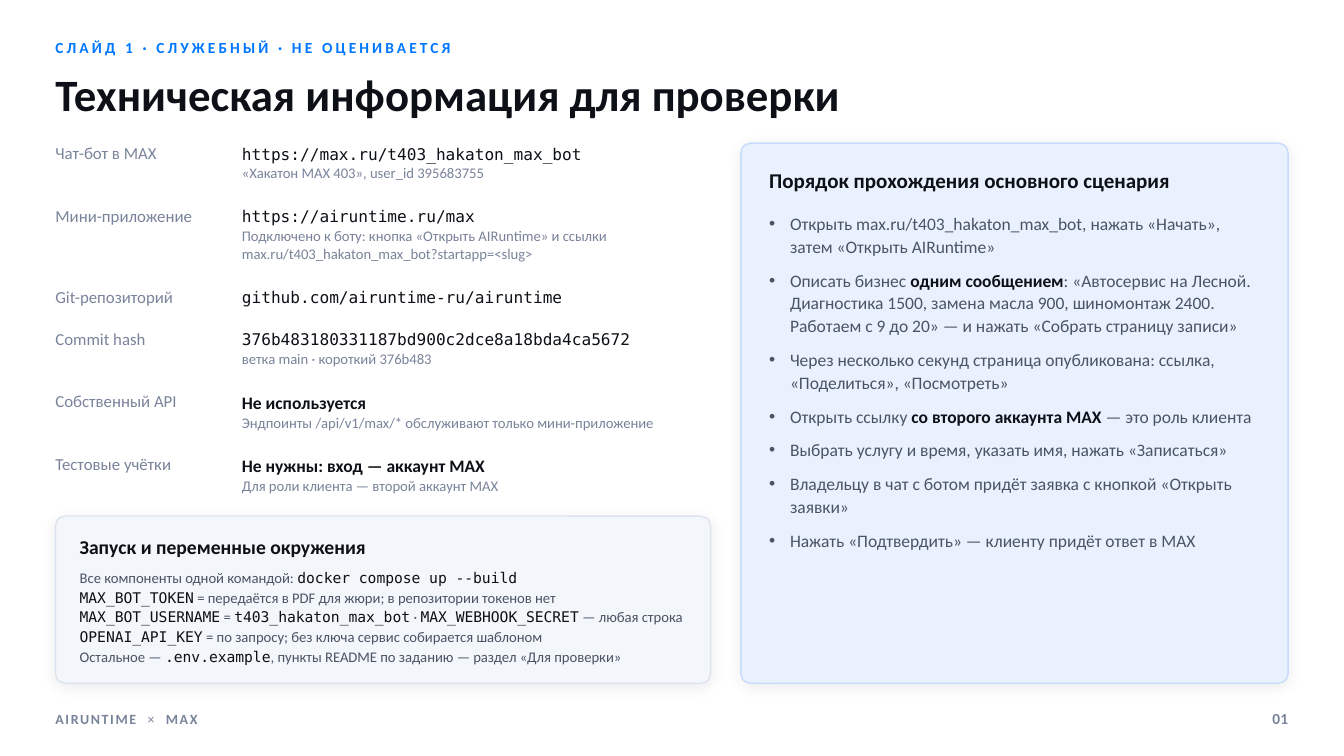
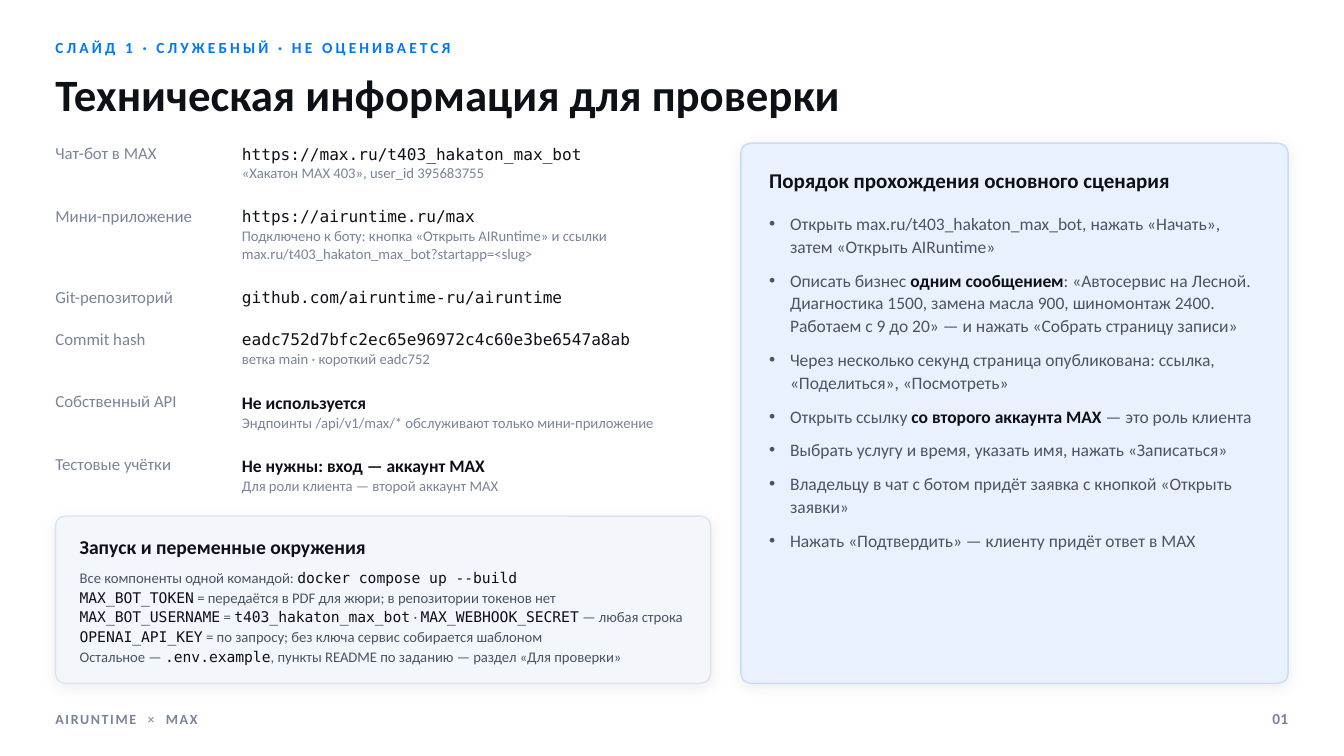
Before and after one commit to airuntime-ru/airuntime, a slide deck: slide 1 of docs/max-presentation/presentation.pptx. Drawn at 1344x756 pixels with LibreOffice and Linux fonts; fonts in the diff are those of the drawing. Boxes give left, top, right and bottom in pixels: in the first picture for what was removed or moved away, otherwise in the second. Text is boxed around its words. In the diff, an @@ line names an element or a change of style, - is before the commit and + after.

```diff
--- a/docs/max-presentation/presentation.pptx
+++ b/docs/max-presentation/presentation.pptx
@@ text at [242,332,630,367]: text changed @@
-376b483180331187bd900c2dce8a18bda4ca5672
-ветка main · короткий 376b483
+eadc752d7bfc2ec65e96972c4c60e3be6547a8ab
+ветка main · короткий eadc752
```
Also in this commit, not shown: 4 other files.
